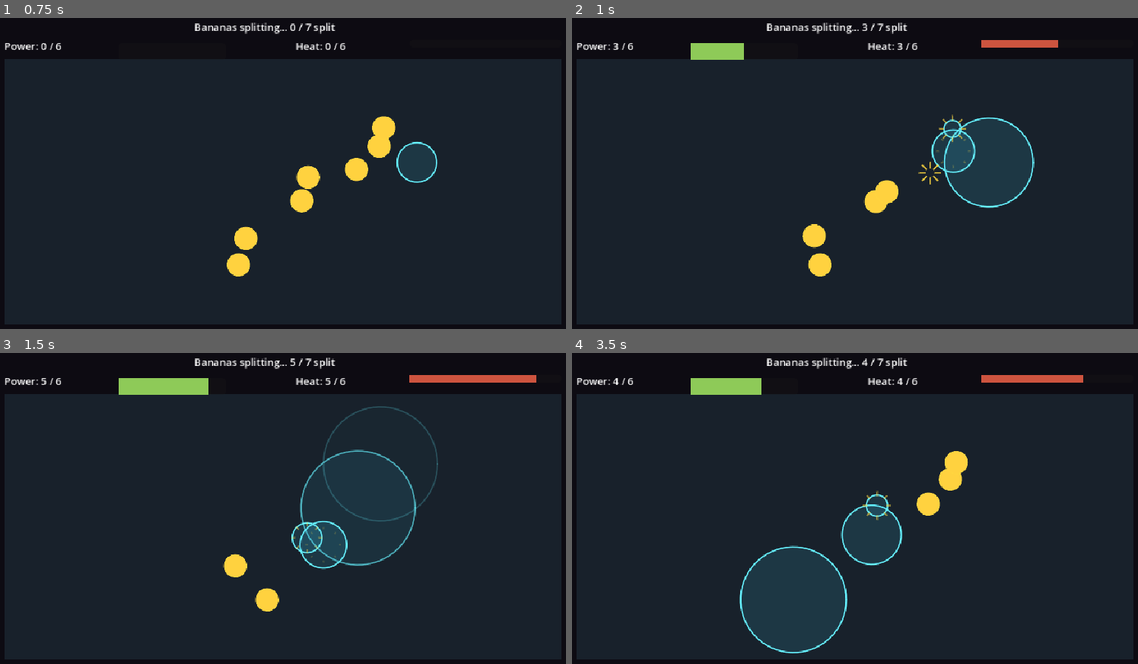
Above: before the commit, frames 1-4 (two rows, left to right).
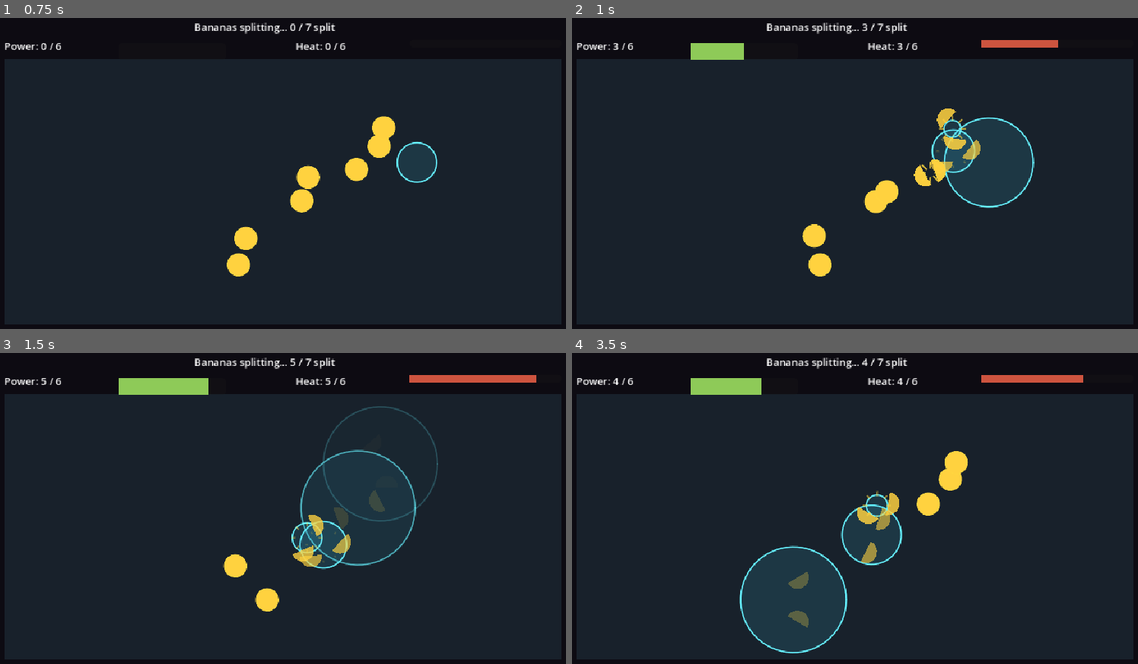
Above: after the commit, the same moments.

Repository: UnderstoodUseYourUsernameHere/banana-fission
Game: Godot game, scene res://scenes/main.tscn
The game is run twice, just before and just after one commit, with the same random seed, the same clock (stepped at 60 frames per second) and the same inputs.
Inputs (mouse positions are in pixels of both pictures, inside the frame that each line leads up to):
- Up to frame 1 (0.75 s): tap Enter at 0.5 s; move the mouse to (418, 161) at 0.52 s; press the mouse at (418, 161) at 0.53 s; hold Right from 0.53 s (still down)
- Up to frame 2 (1 s): keep holding Right
- Up to frame 3 (1.5 s): release Right at 1.25 s; release the mouse at (418, 496) at 1.25 s; drag from (158, 530) to (254, 583) at 1.27 s
- Up to frame 4 (3.5 s): move the mouse to (917, 440) at 2.02 s; hold Right 2.03-2.75 s; tap Shift at 2.1 s; tap R (restart) at 2.75 s; drag from (826, 583) to (673, 461) at 2.77 s

Frame 1 is identical in both runs. In frame 2, 0.6% of the frame differs, in the area x 60-73%, y 29-55%; in frame 3, 0.7%; in frame 4, 0.7%, in the area x 38-58%, y 44-89%.

Commit message:
feat: add flying banana halves on split

Diff:
--- /dev/null
+++ b/scenes/banana_half.tscn
@@ -0,0 +1,6 @@
+[gd_scene format=3 uid="uid://d1xckeno0urdd"]
+
+[ext_resource type="Script" uid="uid://hsglc0x72n1l" path="res://scripts/banana_half.gd" id="1_4m56c"]
+
+[node name="BananaHalf" type="Node2D" unique_id=704969806]
+script = ExtResource("1_4m56c")
--- a/scripts/banana.gd
+++ b/scripts/banana.gd
@@ -22,6 +22,8 @@
 	set(value):
 		texture = value
 		queue_redraw()
+
+@export var half_texture: Texture2D
 
 func _ready() -> void:
 	if Engine.is_editor_hint():
--- /dev/null
+++ b/scripts/banana_half.gd
@@ -0,0 +1,38 @@
+extends Node2D
+class_name BananaHalf
+
+const LIFETIME: float = 0.6
+const DRAG: float = 4.0
+
+var velocity: Vector2 = Vector2.ZERO
+var spin: float = 0.0
+var size: float = 18.0
+var texture: Texture2D
+var age: float = 0.0
+
+func _process(delta: float) -> void:
+	age += delta
+
+	if age >= LIFETIME:
+		queue_free()
+		return
+
+	position += velocity * delta
+	velocity *= exp(-DRAG * delta)
+	rotation += spin * delta
+	modulate.a = 1.0 - age / LIFETIME
+
+func _draw() -> void:
+	if texture != null:
+		var image_size: Vector2 = texture.get_size()
+		var draw_size: Vector2 = image_size * (size * 2.0 / maxf(image_size.x, image_size.y))
+		draw_texture_rect(texture, Rect2(-draw_size * 0.5, draw_size), false)
+		return
+
+	var points := PackedVector2Array([Vector2.ZERO])
+
+	for i in range(13):
+		var angle: float = lerpf(-PI * 0.5, PI * 0.5, float(i) / 12.0)
+		points.append(Vector2.RIGHT.rotated(angle) * size)
+
+	draw_colored_polygon(points, Color("ffd23f"))
--- a/scripts/main.gd
+++ b/scripts/main.gd
@@ -2,6 +2,8 @@
 
 const PULSE_SCENE = preload("res://scenes/pulse.tscn")
 const SPLIT_BURST_SCENE = preload("res://scenes/split_burst.tscn")
+const BANANA_HALF_SCENE = preload("res://scenes/banana_half.tscn")
+const HALF_SPEED: float = 140.0
 const IGNITION_RADIUS: float = 70.0
 
 enum RoundState {
@@ -59,6 +61,7 @@
 func _on_banana_split(banana: Banana) -> void:
 	split_count += 1
 	_spawn_split_burst(banana.global_position)
+	_spawn_split_halves(banana)
 	power_total += banana.power_yield
 	heat_total += banana.heat_yield
 
@@ -157,3 +160,24 @@
 	var burst: Node2D = SPLIT_BURST_SCENE.instantiate()
 	effect_container.add_child(burst)
 	burst.global_position = world_position
+
+func _spawn_split_halves(banana: Banana) -> void:
+	var drift: Vector2 = banana.get_drift_velocity()
+	var axis: Vector2 = Vector2.RIGHT
+
+	if drift.length_squared() > 0.001:
+		axis = drift.normalized().orthogonal()
+
+	for side in [-1.0, 1.0]:
+		var half := BANANA_HALF_SCENE.instantiate() as BananaHalf
+		half.texture = banana.half_texture
+		half.size = banana.hit_radius
+		half.velocity = axis * side * HALF_SPEED + drift * 0.5
+		half.spin = side * 6.0
+		half.rotation = axis.angle()
+
+		if side < 0.0:
+			half.scale.x = -1.0
+
+		effect_container.add_child(half)
+		half.global_position = banana.global_position + axis * side * banana.hit_radius * 0.3
Not shown, added: scripts/banana_half.gd.uid
